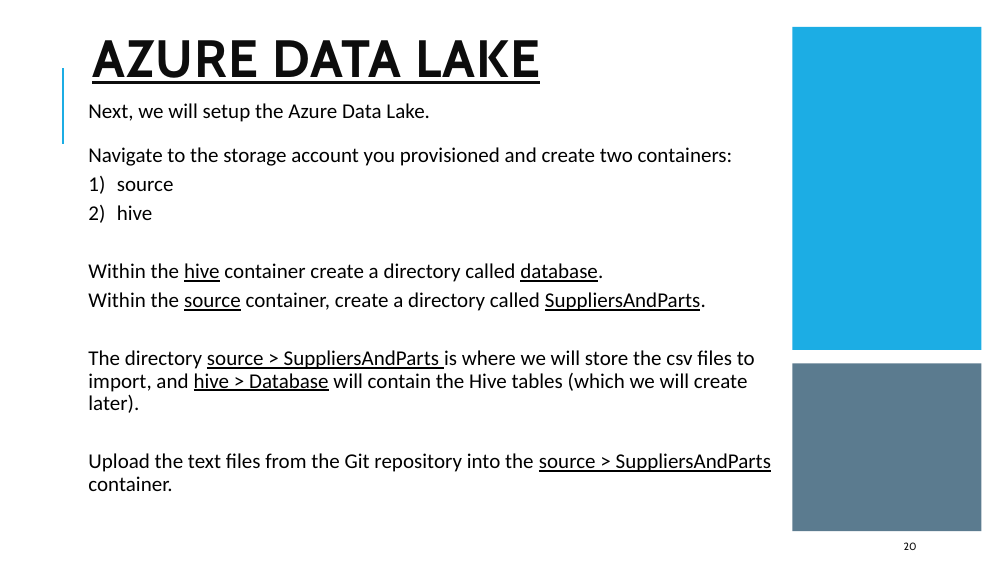
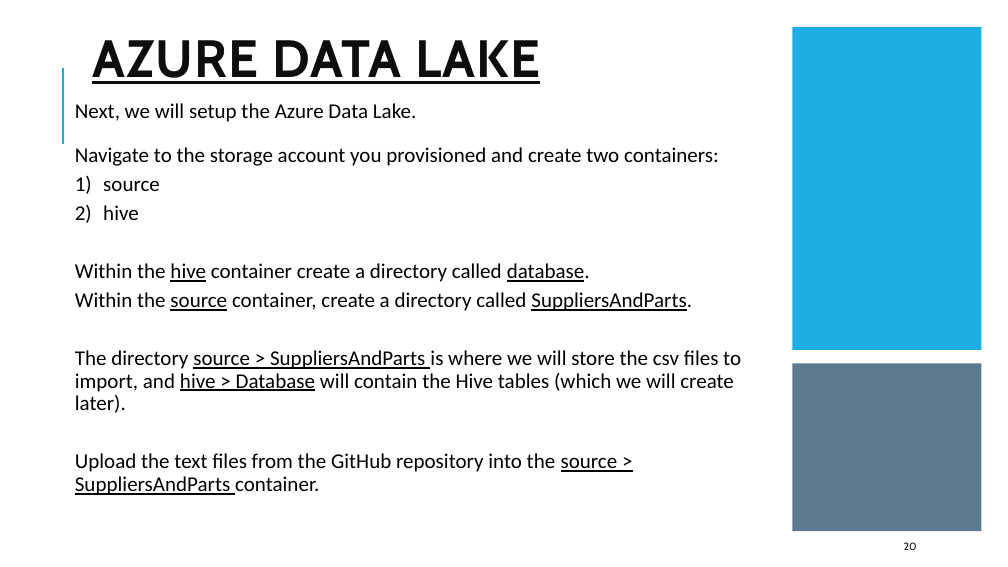
Before and after one commit to smpetersgithub/AdvancedSQLPuzzles, a slide deck: slide 20 of Database Tips and Tricks/Databricks Hive Demo/Azure Databricks Spark Hive Demo Powerpoint.pptx. Drawn at 1008x567 pixels with LibreOffice and Linux fonts; fonts in the diff are those of the drawing. Boxes give left, top, right and bottom in pixels: in the first picture for what was removed or moved away, otherwise in the second. Text is boxed around its words. In the diff, an @@ line names an element or a change of style, - is before the commit and + after.

```diff
--- a/Database Tips and Tricks/Databricks Hive Demo/Azure Databricks Spark Hive Demo Powerpoint.pptx
+++ b/Database Tips and Tricks/Databricks Hive Demo/Azure Databricks Spark Hive Demo Powerpoint.pptx
@@ text "Next, we will setup the ...": place and size @@
-text "Next, we will setup the ..." at [88,103,771,491]
+text "Next, we will setup the ..." at [75,103,741,495]
@@ text at [75,453,618,495]: text changed @@
-Upload the text files from the Git repository into the source > SuppliersAndParts container.
+Upload the text files from the GitHub repository into the source > SuppliersAndParts container.
```
Also in this commit, not shown: 5 other slides changed, 1 other file.
